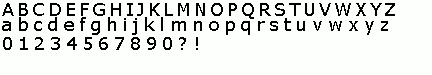
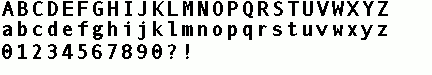
Comparing the layer stacks of the two 432 x 75 images. Changes:
painted on "01234567890?!" over [2,37,198,59]
painted on "ABCDEFGHIJKLMNOPQRSTUVWXYZ" over [2,1,395,19]
painted on "abcdefghijklmnopqrstuvwxyz" over [2,17,388,40]
